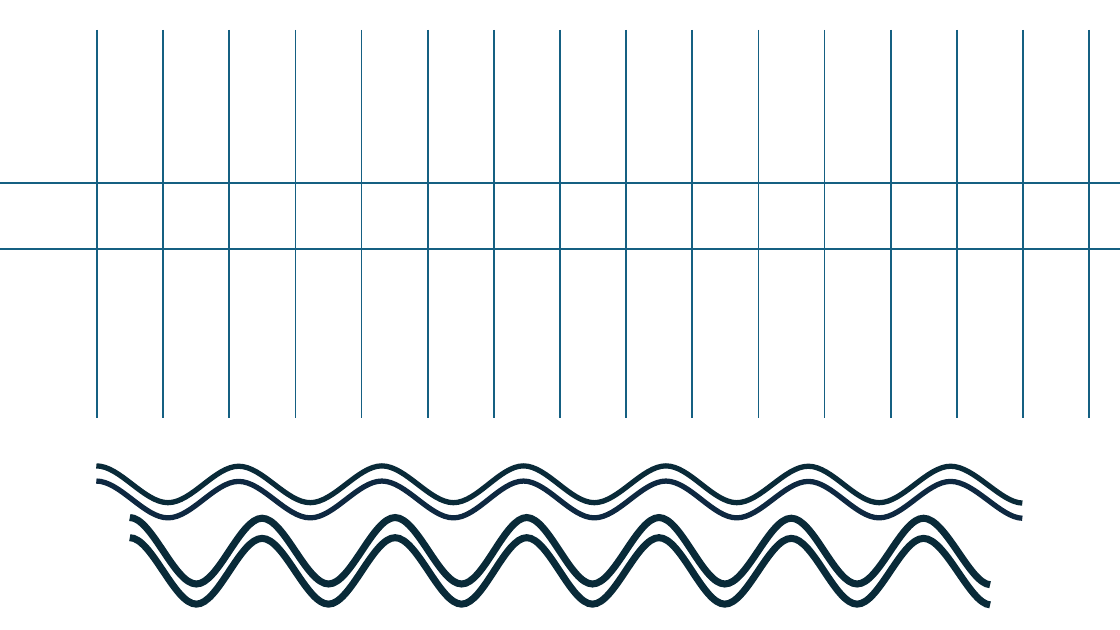
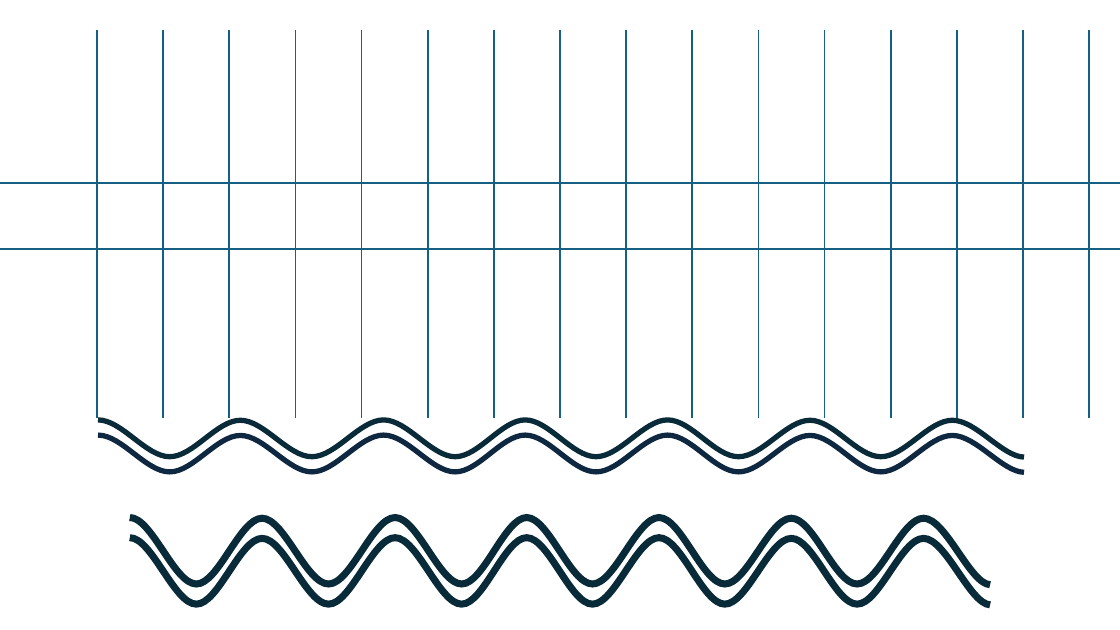
Before and after one commit to ramune428/lhtrpg_webapp_challenge, a slide deck: slide 12 of スクリーンショット_使い方_エネミー.pptx. Drawn at 1120x630 pixels with LibreOffice and Linux fonts; fonts in the diff are those of the drawing. Boxes give left, top, right and bottom in pixels: in the first picture for what was removed or moved away, otherwise in the second. Text is boxed around its words. In the diff, an @@ line names an element or a change of style, - is before the commit and + after.

```diff
--- a/スクリーンショット_使い方_エネミー.pptx
+++ b/スクリーンショット_使い方_エネミー.pptx
@@ freeform shape moved from (x1=97, y1=466, x2=1023, y2=503) to (x1=98, y1=420, x2=1024, y2=457) @@
```
Also in this commit, not shown: 4 slides added, 2 slides removed, 6 other files.
